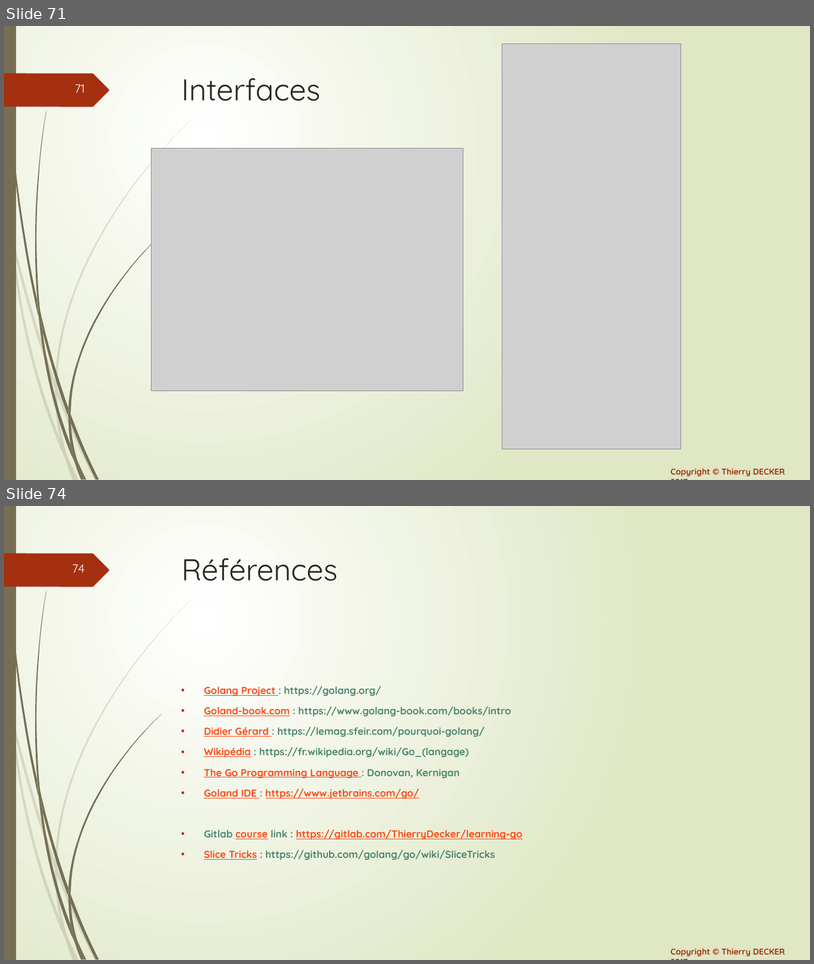
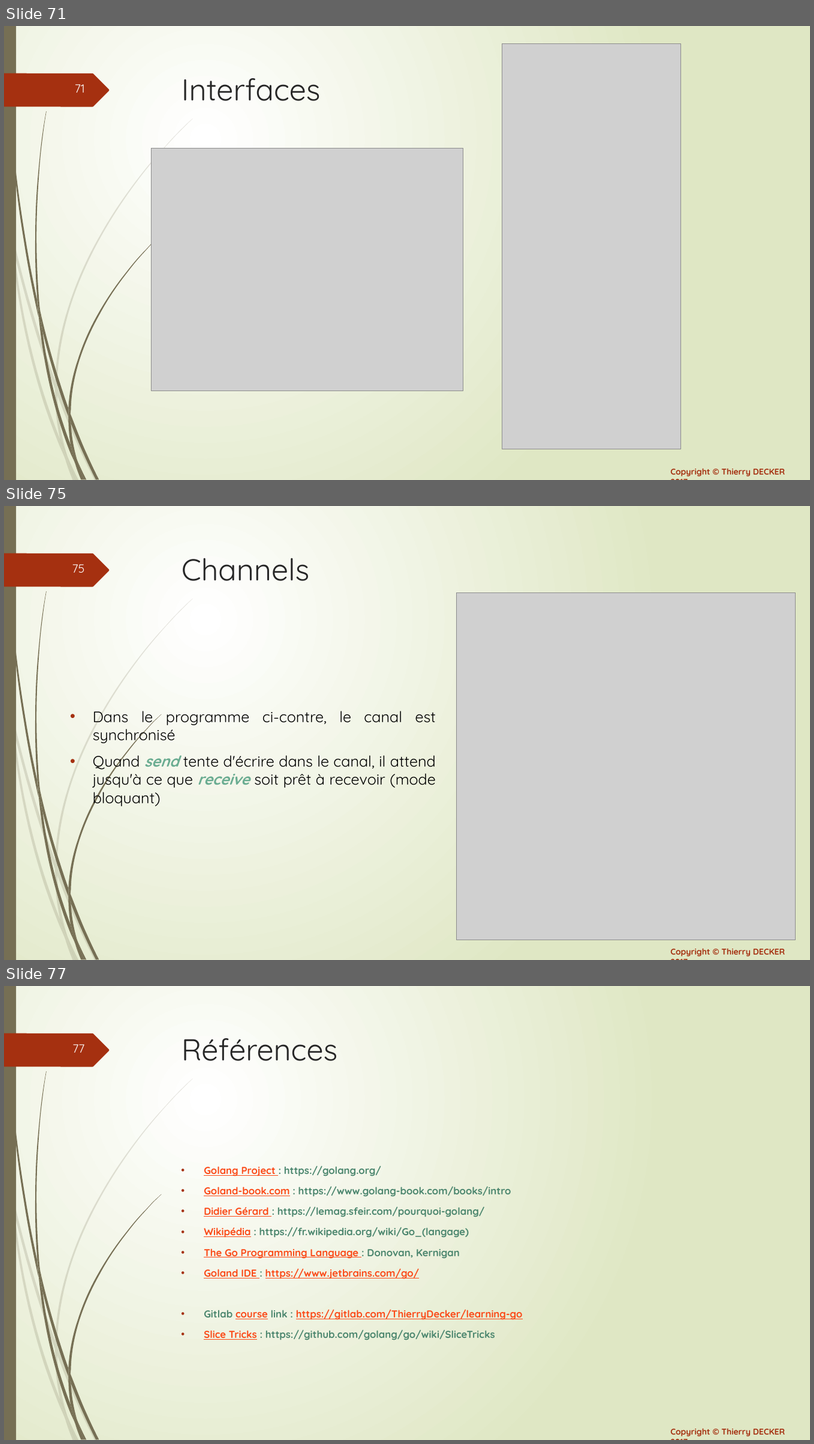
Before and after one commit to thierrydecker/learning-go, a slide deck: documentations/learning-go.pptx. Shown one above the other, each under a label of ours: slides 71 and 74 before the commit, slides 71, 75 and 77 after it; the slides between them are not shown. The pictures are 814x964 and 814x1444 pixels, drawn with LibreOffice and Linux fonts; fonts in the diff are those of the drawing; grey boxes stand for pictures. Boxes give left, top, right and bottom in pixels: in the first picture for what was removed or moved away, otherwise in the second. Text is boxed around its words. In the diff, an @@ line names an element or a change of style, - is before the commit and + after.

Commit message:
Added channels documentation

```diff
--- a/documentations/learning-go.pptx
+++ b/documentations/learning-go.pptx
@@ slide 75 added at [4, 506, 810, 960], background gradient #FFFFFF to #DFE8C4; not listed: 26 template elements that a slide beside it also shows @@
@@ title added at [182, 558, 309, 581], 36 pt, text #262626 @@
+Channels
@@ picture added at [457, 592, 796, 940] @@
@@ text added at [93, 711, 436, 807], 18 pt, text #000000 @@
+• Dans le programme ci-contre, le canal est synchronisé
+• Quand send tente d'écrire dans le canal, il attend jusqu'à ce que receive soit prêt à recevoir (mode bloquant)
@@ what was slide 74 is now slide 77 @@
@@ page number at [72, 1044, 84, 1053]: text changed @@
-74
+77
```
Also in this commit, not shown: 1 slide changed, 3 other slides added, 1 slide removed, 1 other file.
